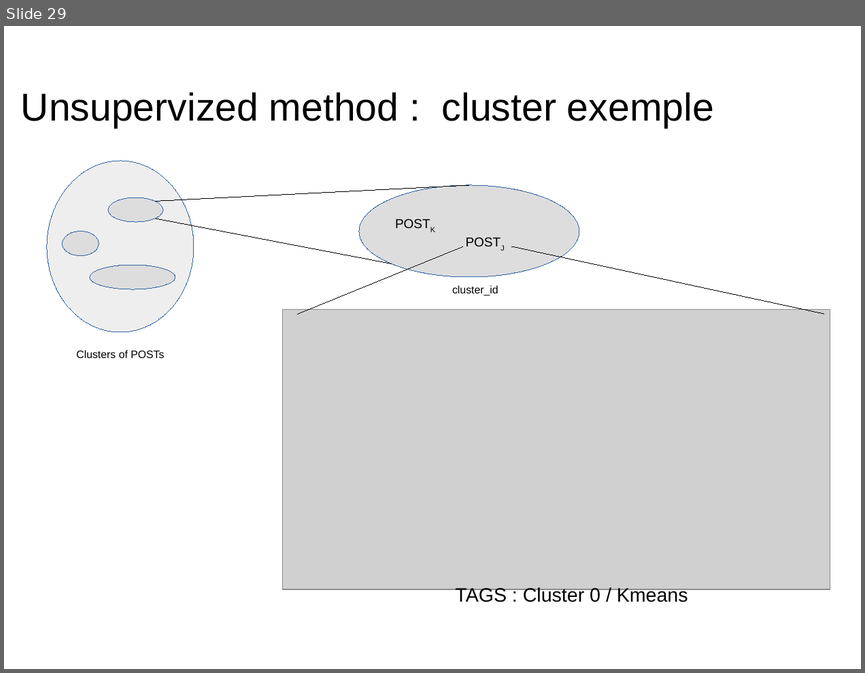
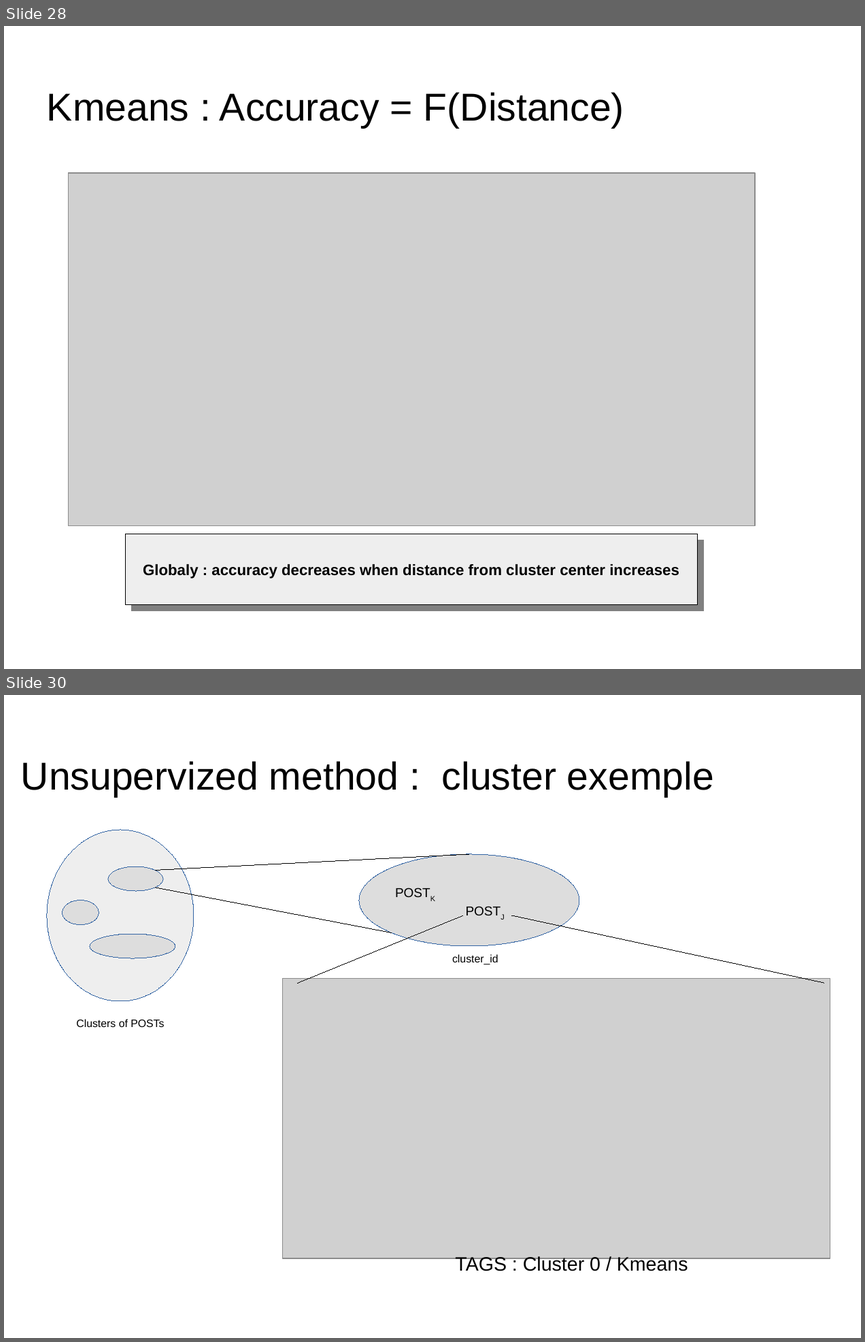
Before and after one commit to dataforcast/OC_Datascientist, a slide deck: P6/report/Openclassrooms_ParcoursDatascientist_P6-V1.odp. Shown one above the other, each under a label of ours: slide 29 before the commit, slides 28 and 30 after it; the slides between them are not shown. The pictures are 865x673 and 865x1342 pixels, drawn with LibreOffice and Linux fonts; fonts in the diff are those of the drawing; grey boxes stand for pictures; background and template pictures are left out. Boxes give left, top, right and bottom in pixels: in the first picture for what was removed or moved away, otherwise in the second. Text is boxed around its words. In the diff, an @@ line names an element or a change of style, - is before the commit and + after.

```diff
--- a/P6/report/Openclassrooms_ParcoursDatascientist_P6-V1.odp
+++ b/P6/report/Openclassrooms_ParcoursDatascientist_P6-V1.odp
@@ slide 28 added at (x1=4, y1=26, x2=861, y2=669), background picture (left out) @@
@@ title added at (x1=47, y1=92, x2=624, y2=128), 36 pt, text #000000 @@
+Kmeans : Accuracy = F(Distance)
@@ picture added at (x1=69, y1=173, x2=755, y2=526) @@
@@ rectangle added at (x1=125, y1=535, x2=698, y2=605), fill #EEEEEE, outline #000000 0 pt, 14 pt, text #000000, bold @@
+Globaly : accuracy decreases when distance from cluster center increases
@@ what was slide 29 is now slide 30 @@
```
Also in this commit, not shown: 18 slides changed, 1 other slide added, 1 slide removed, 6 other files.
